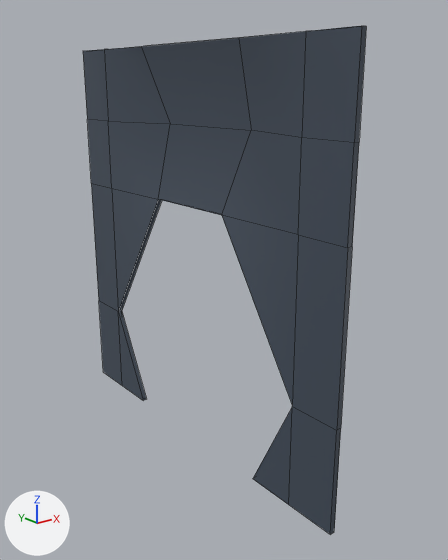
One commit to the FBX model project-steampunk/Assets/Art/Models/Level3Props/Hall0/Models/Hall0Entrance.fbx: the scene before it, then after it.
Both versions are drawn from a 50 mm lens placed at (2113.8, -280.2, -26.5), pointed at (2188.3, -187.1, -63.8). Lighting does not change. The marker at lower left points along +X, +Y and +Z. Mesh edges are drawn as thin lines. Where no turn or scale is listed for an object, it has been applied to the vertices.
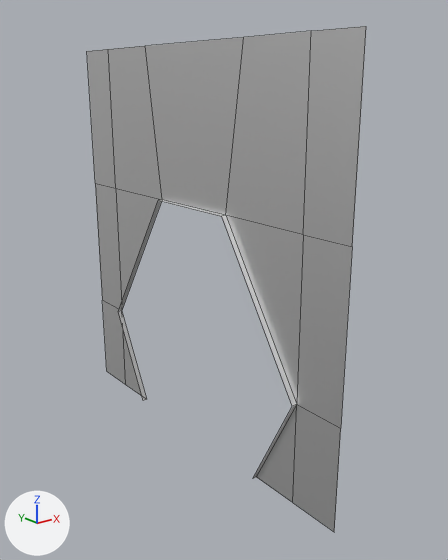
What differs and where, as boxes [x1, y1, x2, y2] in the pictures (448 x 560 px):
'Plane.092', reshaped: before [83, 26, 366, 535]; after [87, 26, 366, 531]
part 1 of me_plane_007, cut back: before [83, 26, 366, 535]; after [87, 26, 366, 406]
part 2 of me_plane_007, recoloured (blue to grey): before [119, 311, 147, 401]; after [95, 183, 352, 531]

The change, as a list of edits to the scene's bpy script:
```text
Add img_stylized_28_metallicwall_metallic_jpg:
    img_stylized_28_metallicwall_metallic_jpg = load_image('Stylized_28_MetallicWall_metallic.jpg', '../../Room0/Textures/metallic_wall_147b23ec-9acb-45e1-8ae0-79941bd163d2/Stylized_28_MetallicWall_metallic.jpg', 2048, 2048, 'Non-Color')
Add mat_metallic_wall:
    mat_metallic_wall = bpy.data.materials.new('Metallic Wall')
    mat_metallic_wall.use_nodes = True; mat_metallic_wall.node_tree.nodes.clear()
    _N = mat_metallic_wall.node_tree.nodes; _L = mat_metallic_wall.node_tree.links
    n0 = _N.new('ShaderNodeBsdfPrincipled'); n0.name = 'Principled BSDF'
    n1 = _N.new('ShaderNodeOutputMaterial'); n1.name = 'Material Output'
    n2 = _N.new('ShaderNodeTexImage'); n2.name = 'Image Texture'
    n2.image = img_stylized_28_metallicwall_metallic_jpg
    _L.new(n2.outputs[0], n0.inputs[1])  # 'Color' to 'Metallic'
    _L.new(n0.outputs[0], n1.inputs[0])  # 'BSDF' to 'Surface'
Change me_plane_007:
    used by ob_plane_092; location = (2183.6, -183.0, -59.9)
    remove me_plane_007.from_pydata(...)  # 56 vertices, 58 faces; spans x -1.0..5.0, y -40.0..40.0, z -39.1..40.9
    add me_plane_007.from_pydata(...)  # 28 vertices, 18 faces; spans x -1.0..0.0, y -40.0..40.0, z -39.1..40.9
    me_plane_007 part 1
    29 vertices are removed from x -1.0..5.0, y -40.0..40.0, z -39.1..40.9
    48 faces are deleted
    1 vertex moves from x 5.0, y -12.8, z 25.9 to x -1.0, y -10.5, z 10.9
    1 vertex is added at (-1.0, 10.5, 10.9)
    8 new faces join them
    me_plane_007 part 2: 10 faces spanning x -1.0..0.0, y -40.0..40.0, z -39.1..10.9 switch from mat_wall0 (dark blue #424c5a) to mat_metallic_wall
```
